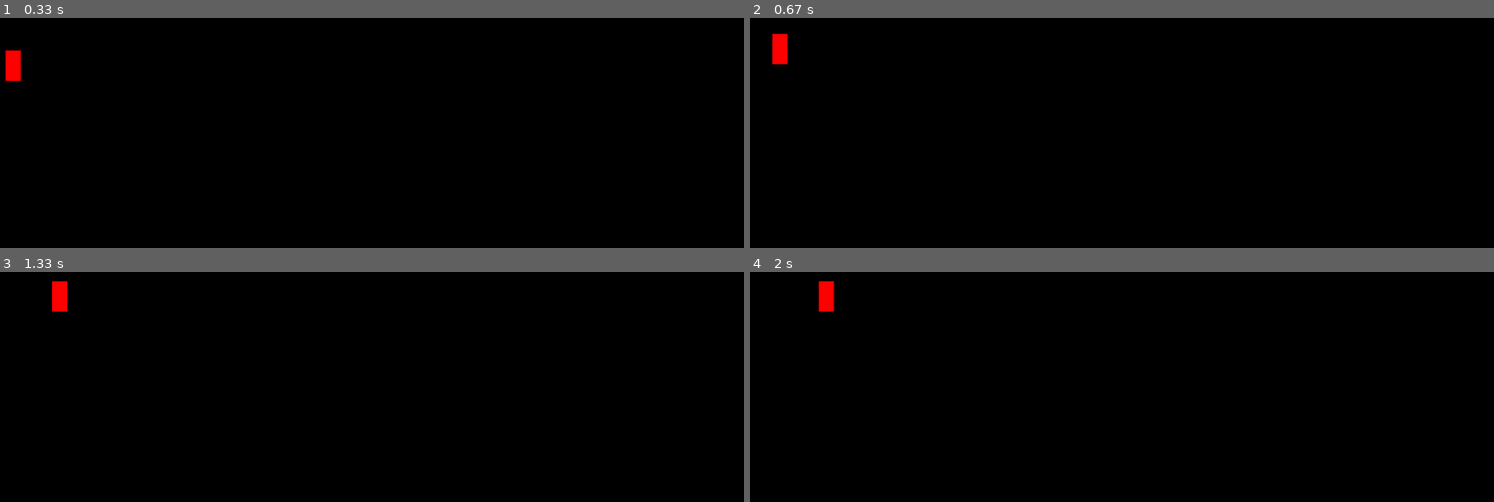
Above: before the commit, frames 1-4 (two rows, left to right).
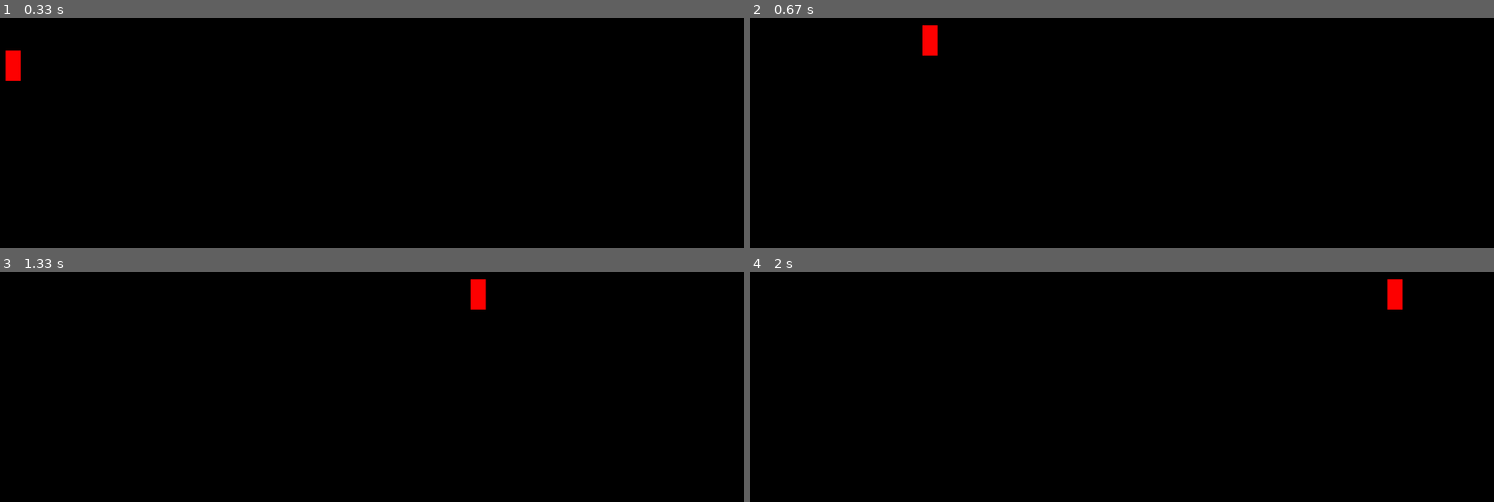
Above: after the commit, the same moments.

Repository: Freeroed/PythonSchoolProjects
Game: pygame game, started from testGame/main.py
Two runs of this game, one before a commit and one after it. Both use one fixed random seed, a clock stepped at 60 frames per second and the inputs below.
Inputs:
- Up to frame 1 (0.33 s): no input
- Up to frame 2 (0.67 s): hold W from 0.33 s (still down); hold Right from 0.33 s (still down)
- Up to frame 3 (1.33 s): release W at 0.8 s; release Right at 0.8 s; hold Right 0.83-1.3 s
- Up to frame 4 (2 s): hold Right from 1.67 s (still down)

Frame 1 is identical in both runs. In frame 2, 0.6% of the frame differs, in the area x 2-26%, y 3-21%; in frame 3, 0.6%; in frame 4, 0.6%.

Commit message:
Добавлены границы

Diff:
--- a/testGame/main.py
+++ b/testGame/main.py
@@ -1,8 +1,9 @@
 import pygame
 
 pygame.init()
-
-window = pygame.display.set_mode((1600,900))
+window_w = 1600
+window_h = 900
+window = pygame.display.set_mode((window_w,window_h))
 
 pygame.display.set_caption("Test game")
 
@@ -10,7 +11,7 @@
 gamer_y = 100
 gamer_weight = 30
 gamer_height = 60
-gamer_speed=1
+gamer_speed=10
 
 run = True
 
@@ -22,13 +23,13 @@
             run = False
 
     keys = pygame.key.get_pressed()
-    if keys[pygame.K_LEFT] | keys[pygame.K_a]:
+    if (keys[pygame.K_LEFT] or keys[pygame.K_a]) and gamer_x > 50:
         gamer_x -= gamer_speed
-    if keys[pygame.K_RIGHT] | keys[pygame.K_d]:
+    if (keys[pygame.K_RIGHT] or keys[pygame.K_d]) and gamer_x<window_w-gamer_weight-50:
         gamer_x += gamer_speed
-    if keys[pygame.K_UP] | keys[pygame.K_w]:
+    if (keys[pygame.K_UP] or keys[pygame.K_w]) and gamer_y>50:
         gamer_y -= gamer_speed
-    if keys[pygame.K_DOWN]| keys[pygame.K_s]:
+    if (keys[pygame.K_DOWN] or keys[pygame.K_s]) and gamer_y<window_h-gamer_height-50:
         gamer_y += gamer_speed
 
     window.fill((0,0,0))
